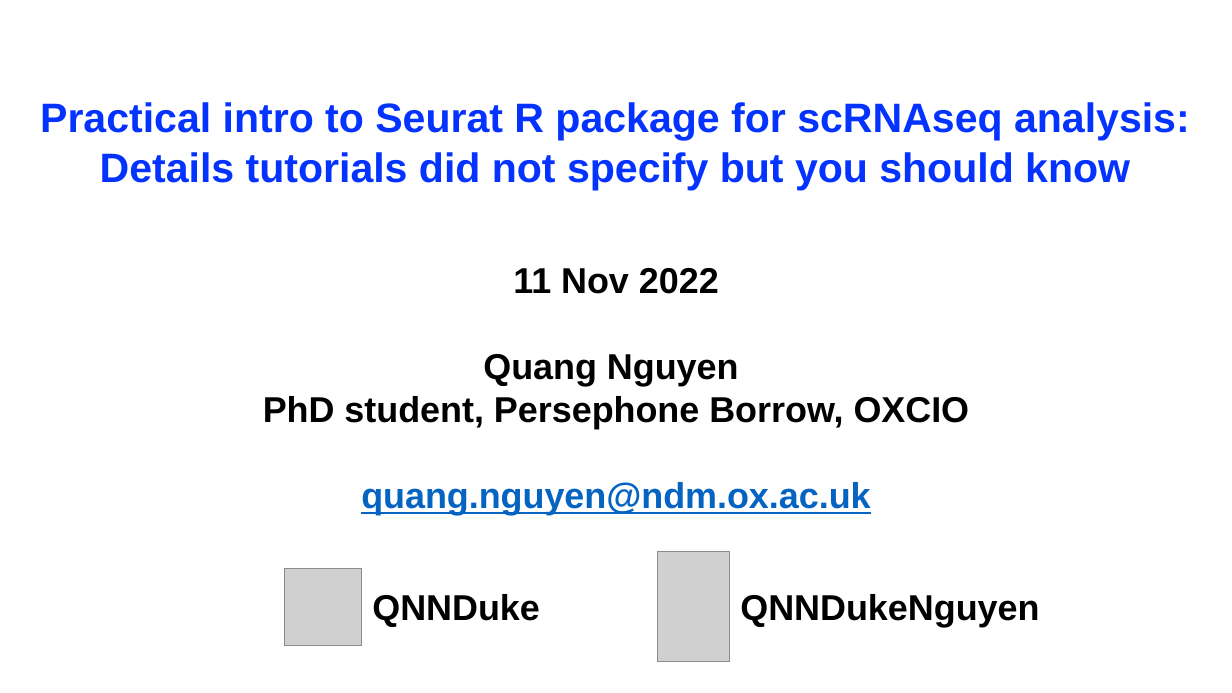
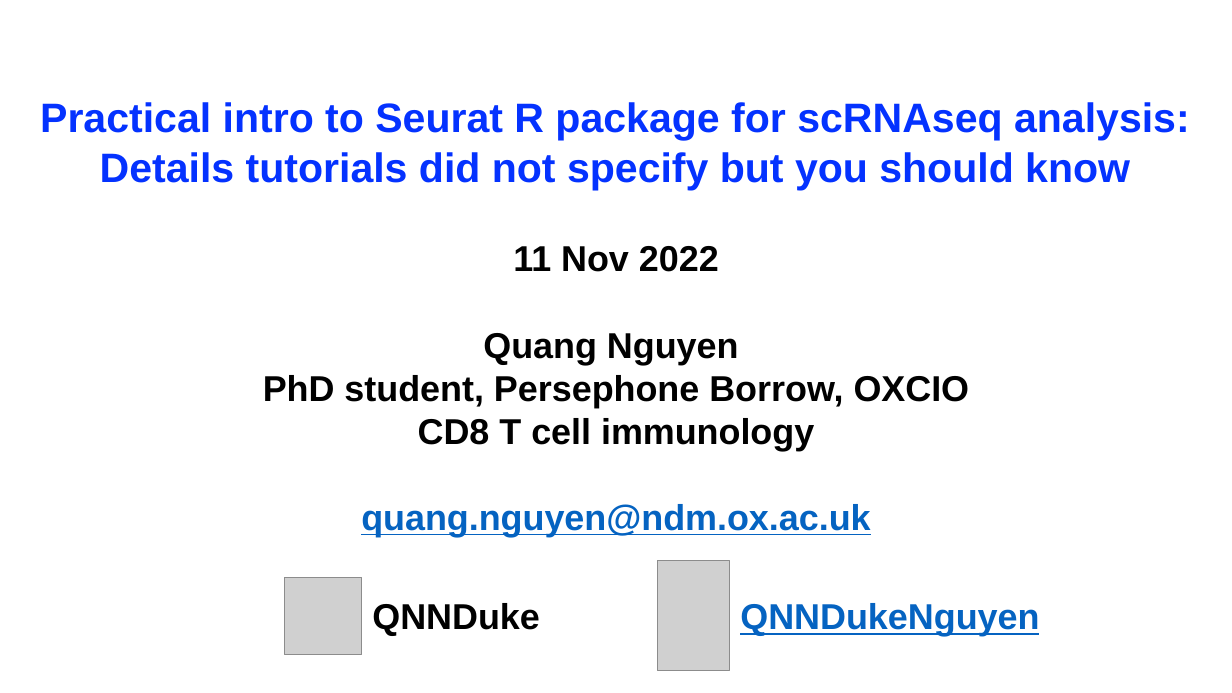
Before and after one commit to denvercal1234GitHub/learntoRfromNothing, a slide deck: slide 1 of 2022Nov11_IntroToSeuratWorkshop_QNN/2022Nov11_IntroToSeuratWorkshop_QNN.pptx. Drawn at 1232x693 pixels with LibreOffice and Linux fonts; fonts in the diff are those of the drawing; grey boxes stand for pictures. Boxes give left, top, right and bottom in pixels: in the first picture for what was removed or moved away, otherwise in the second. Text is boxed around its words. In the diff, an @@ line names an element or a change of style, - is before the commit and + after.

```diff
--- a/2022Nov11_IntroToSeuratWorkshop_QNN/2022Nov11_IntroToSeuratWorkshop_QNN.pptx
+++ b/2022Nov11_IntroToSeuratWorkshop_QNN/2022Nov11_IntroToSeuratWorkshop_QNN.pptx
@@ text "11 Nov 2022" moved from (x1=263, y1=268, x2=970, y2=515) to (x1=263, y1=246, x2=970, y2=537) @@
@@ text at (x1=418, y1=418, x2=814, y2=451): paragraph added @@
+CD8 T cell immunology
@@ 2 pictures, 2 texts moved together from (x1=285, y1=552, x2=1039, y2=662) to (x1=285, y1=561, x2=1039, y2=671) @@
@@ text "QNNDukeNguyen" at (x1=740, y1=603, x2=1039, y2=636): text colour #000000 to #0563C1, underline on @@
```
Also in this commit, not shown: 1 other slide changed, 2 other files.
